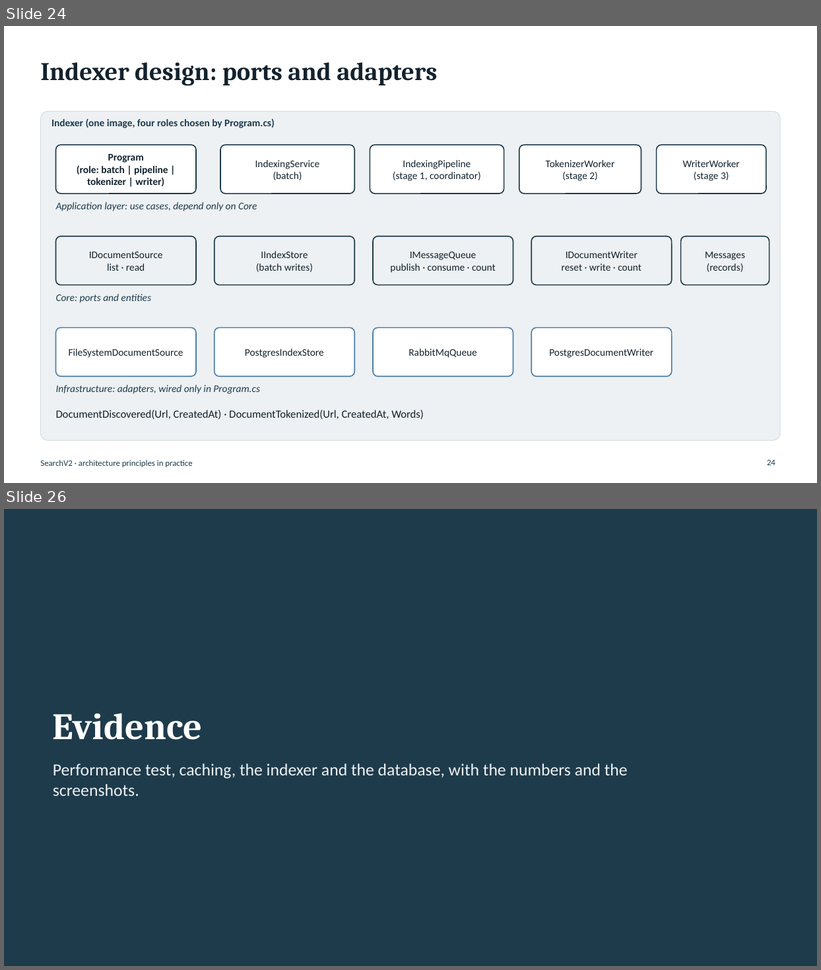
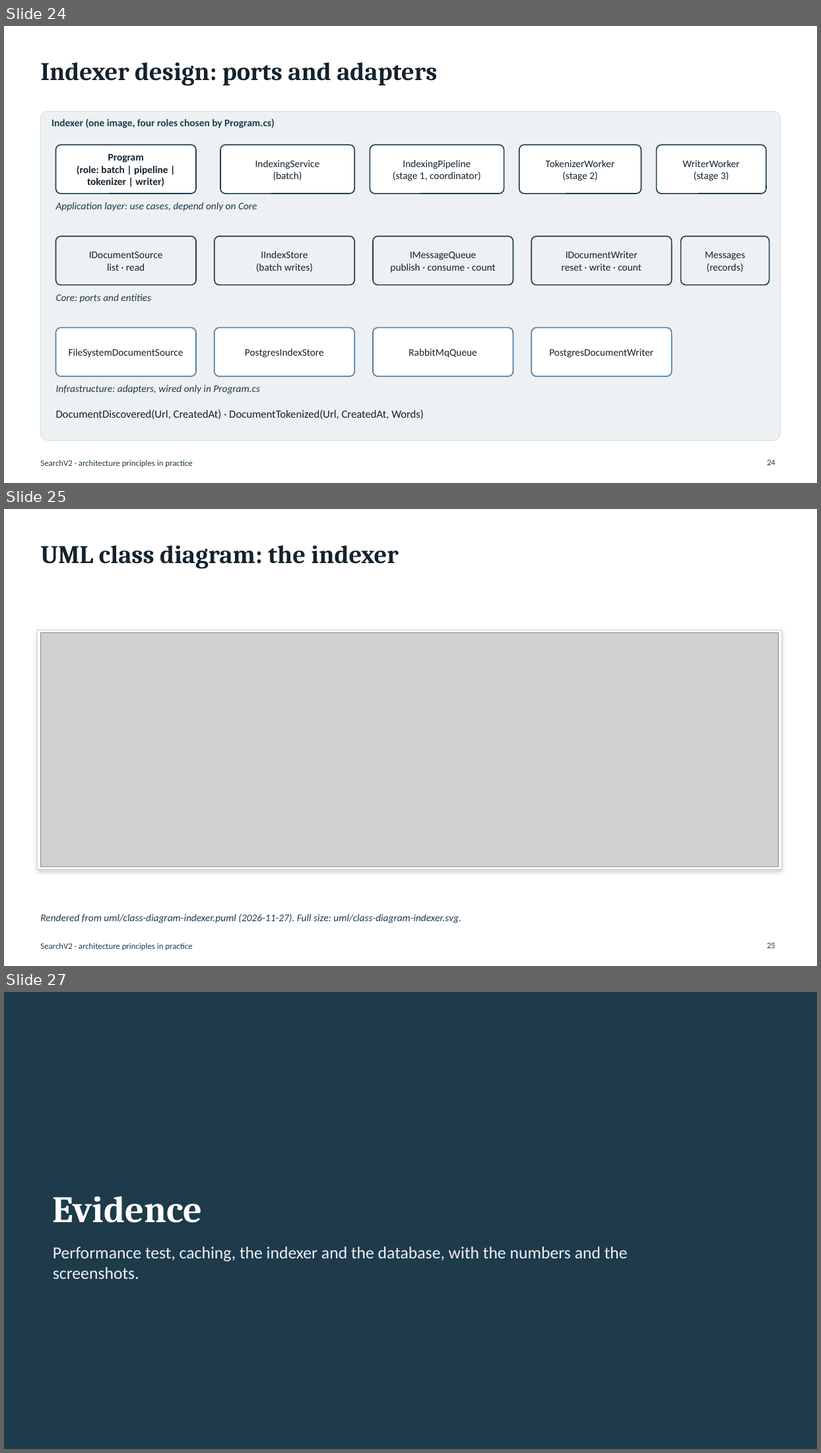
Before and after one commit to searchv2/searchv2, a slide deck: presentation/searchv2-exam.pptx. Shown one above the other, each under a label of ours: slides 24 and 26 before the commit, slides 24, 25 and 27 after it; the slides between them are not shown. The pictures are 821x970 and 821x1453 pixels, drawn with LibreOffice and Linux fonts; fonts in the diff are those of the drawing; grey boxes stand for pictures. Boxes give left, top, right and bottom in pixels: in the first picture for what was removed or moved away, otherwise in the second. Text is boxed around its words. In the diff, an @@ line names an element or a change of style, - is before the commit and + after.

```diff
--- a/presentation/searchv2-exam.pptx
+++ b/presentation/searchv2-exam.pptx
@@ slide 25 added at (4, 509, 817, 966), background #FFFFFF; not listed: 1 template element that a slide beside it also shows @@
@@ title added at (40, 545, 398, 569), 30 pt, text #13222D, bold @@
+UML class diagram: the indexer
@@ rectangle added at (38, 630, 781, 870), fill #FFFFFF, outline #C9D3D9 0.75 pt @@
@@ picture added at (40, 633, 779, 867) @@
@@ text added at (40, 914, 461, 923), 12 pt, text #1E3B4C, italic @@
+Rendered from uml/class-diagram-indexer.puml (2026-11-27). Full size: uml/class-diagram-indexer.svg.
@@ page number added at (767, 943, 776, 949), 10 pt, text #1E3B4C @@
+25
@@ what was slide 26 is now slide 27 @@
```
Also in this commit, not shown: 5 slides changed, 13 other files.
